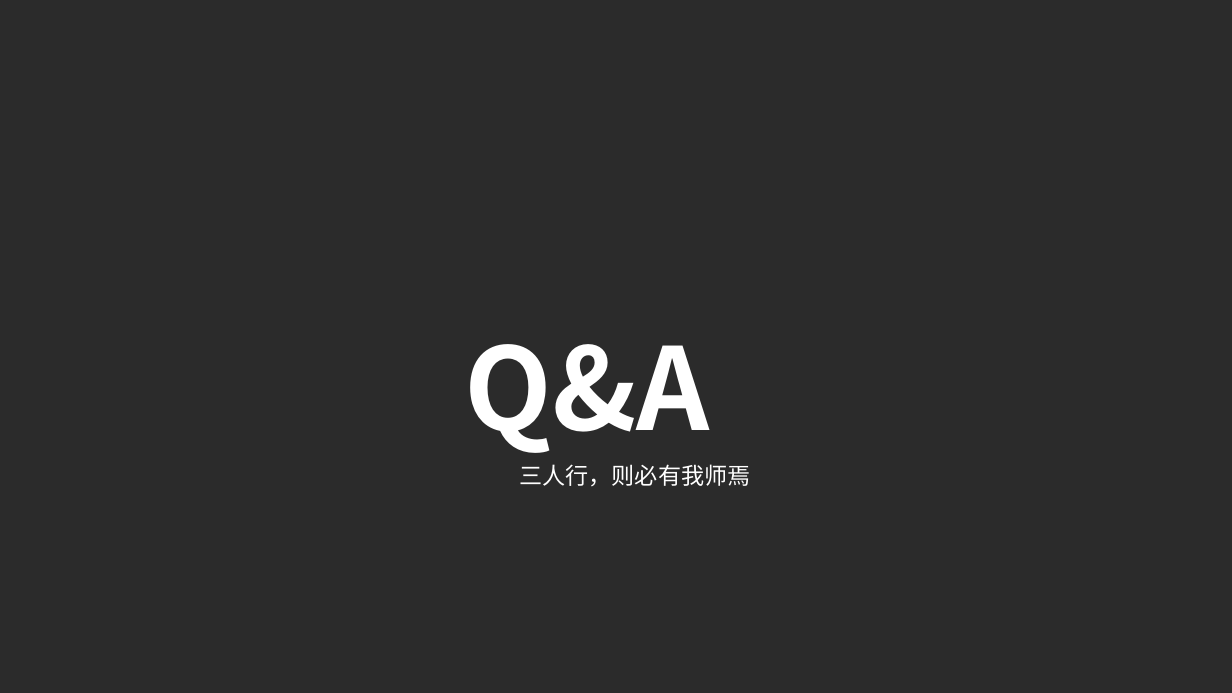
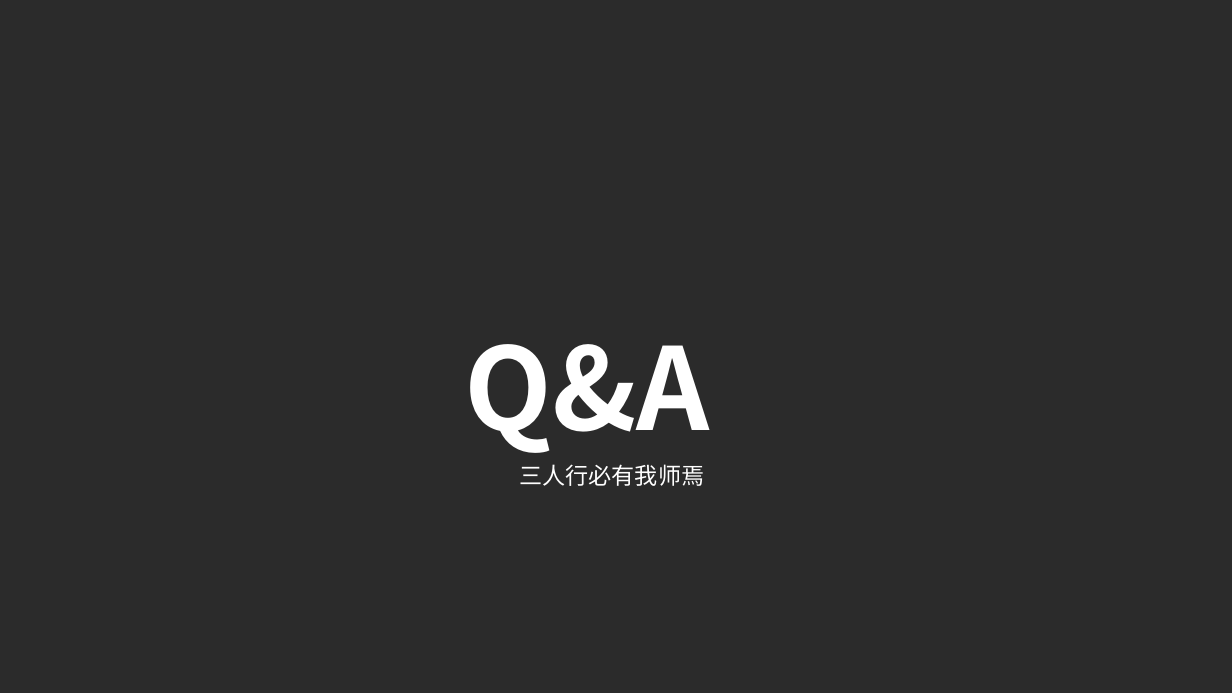
Before and after one commit to QiuYi111/AutonomousCar-, a slide deck: slide 42 of LiteratureReview/ppt/自主移动车原型设计.pptx. Drawn at 1232x693 pixels with LibreOffice and Linux fonts; fonts in the diff are those of the drawing; background and template pictures are left out; a plain dark background stands for a picture behind light text. Boxes give left, top, right and bottom in pixels: in the first picture for what was removed or moved away, otherwise in the second. Text is boxed around its words. In the diff, an @@ line names an element or a change of style, - is before the commit and + after.

```diff
--- a/LiteratureReview/ppt/自主移动车原型设计.pptx
+++ b/LiteratureReview/ppt/自主移动车原型设计.pptx
@@ text at bbox=[519, 464, 704, 486]: text changed @@
-三人行，则必有我师焉
+三人行必有我师焉
```
Also in this commit, not shown: 25 other slides changed, 3 slides added, 3 slides removed, 1 other file.
